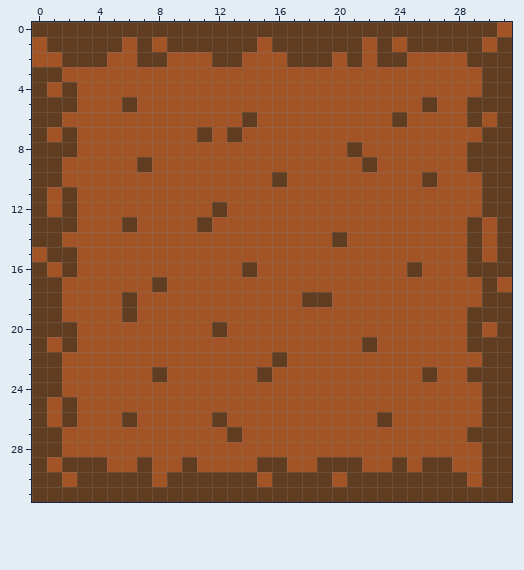
Pixel-art file: Project Mini Farm Simulator/Aseprite/UnPlanted_Tile.aseprite. The picture above was drawn from the file before the commit.
32x32 pixels, 1 frame.
Once edited:
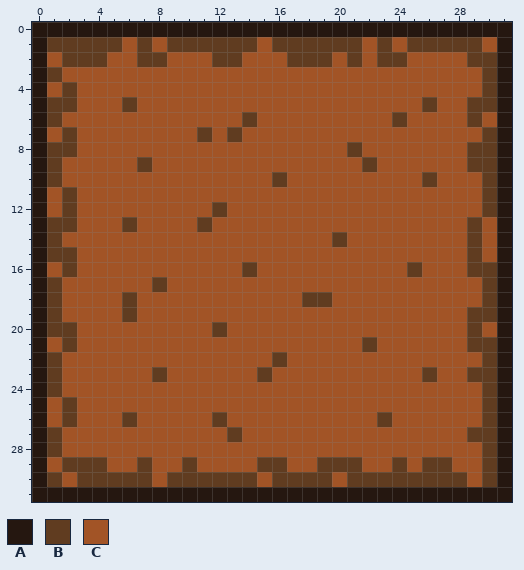
Palette (. is transparent): A #251710  B #603c20  C #a25426
Edits made:
@@ x 0..31 @@
- 0 BBBBBBBBBBBBBBBBBBBBBBBBBBBBBBBC
- 1 CBBBBBCBCBBBBBBCBBBBBBCBCBBBBBCB
- 2 CCBBBCCBBCCCBBCCCBBBCBCBBCCCCBBB
- 3 BBCCCCCCCCCCCCCCCCCCCCCCCCCCCCBB
- 4 BCBCCCCCCCCCCCCCCCCCCCCCCCCCCCBB
- 5 BBBCCCBCCCCCCCCCCCCCCCCCCCBCCBBB
- 6 BBCCCCCCCCCCCCBCCCCCCCCCBCCCCBCB
- 7 BCBCCCCCCCCBCBCCCCCCCCCCCCCCCCBB
- 8 BBBCCCCCCCCCCCCCCCCCCBCCCCCCCBBB
- 9 BBCCCCCBCCCCCCCCCCCCCCBCCCCCCBBB
-10 BBCCCCCCCCCCCCCCBCCCCCCCCCBCCCBB
-11 BCBCCCCCCCCCCCCCCCCCCCCCCCCCCCBB
-12 BCBCCCCCCCCCBCCCCCCCCCCCCCCCCCBB
-13 BBBCCCBCCCCBCCCCCCCCCCCCCCCCCBCB
-14 BBCCCCCCCCCCCCCCCCCCBCCCCCCCCBCB
-15 CBBCCCCCCCCCCCCCCCCCCCCCCCCCCBCB
-16 BCBCCCCCCCCCCCBCCCCCCCCCCBCCCBBB
-17 BBCCCCCCBCCCCCCCCCCCCCCCCCCCCCBC
-18 BBCCCCBCCCCCCCCCCCBBCCCCCCCCCCBB
-19 BBCCCCBCCCCCCCCCCCCCCCCCCCCCCBBB
-20 BBBCCCCCCCCCBCCCCCCCCCCCCCCCCBCB
-21 BCBCCCCCCCCCCCCCCCCCCCBCCCCCCBBB
-22 BBCCCCCCCCCCCCCCBCCCCCCCCCCCCCBB
-23 BBCCCCCCBCCCCCCBCCCCCCCCCCBCCBBB
-24 BBCCCCCCCCCCCCCCCCCCCCCCCCCCCCBB
-25 BCBCCCCCCCCCCCCCCCCCCCCCCCCCCCBB
-26 BCBCCCBCCCCCBCCCCCCCCCCBCCCCCCBB
-27 BBCCCCCCCCCCCBCCCCCCCCCCCCCCCBBB
-28 BBCCCCCCCCCCCCCCCCCCCCCCCCCCCCBB
-29 BCBBBCCBCCBCCCCBBCCBBBCCBCBBCCBB
-30 BBCBBBBBCBBBBBBCBBBBCBBBBBBBBCBB
-31 BBBBBBBBBBBBBBBBBBBBBBBBBBBBBBBB
+ 0 AAAAAAAAAAAAAAAAAAAAAAAAAAAAAAAA
+ 1 ABBBBBCBCBBBBBBCBBBBBBCBCBBBBBCA
+ 2 ACBBBCCBBCCCBBCCCBBBCBCBBCCCCBBA
+ 3 ABCCCCCCCCCCCCCCCCCCCCCCCCCCCCBA
+ 4 ACBCCCCCCCCCCCCCCCCCCCCCCCCCCCBA
+ 5 ABBCCCBCCCCCCCCCCCCCCCCCCCBCCBBA
+ 6 ABCCCCCCCCCCCCBCCCCCCCCCBCCCCBCA
+ 7 ACBCCCCCCCCBCBCCCCCCCCCCCCCCCCBA
+ 8 ABBCCCCCCCCCCCCCCCCCCBCCCCCCCBBA
+ 9 ABCCCCCBCCCCCCCCCCCCCCBCCCCCCBBA
+10 ABCCCCCCCCCCCCCCBCCCCCCCCCBCCCBA
+11 ACBCCCCCCCCCCCCCCCCCCCCCCCCCCCBA
+12 ACBCCCCCCCCCBCCCCCCCCCCCCCCCCCBA
+13 ABBCCCBCCCCBCCCCCCCCCCCCCCCCCBCA
+14 ABCCCCCCCCCCCCCCCCCCBCCCCCCCCBCA
+15 ABBCCCCCCCCCCCCCCCCCCCCCCCCCCBCA
+16 ACBCCCCCCCCCCCBCCCCCCCCCCBCCCBBA
+17 ABCCCCCCBCCCCCCCCCCCCCCCCCCCCCBA
+18 ABCCCCBCCCCCCCCCCCBBCCCCCCCCCCBA
+19 ABCCCCBCCCCCCCCCCCCCCCCCCCCCCBBA
+20 ABBCCCCCCCCCBCCCCCCCCCCCCCCCCBCA
+21 ACBCCCCCCCCCCCCCCCCCCCBCCCCCCBBA
+22 ABCCCCCCCCCCCCCCBCCCCCCCCCCCCCBA
+23 ABCCCCCCBCCCCCCBCCCCCCCCCCBCCBBA
+24 ABCCCCCCCCCCCCCCCCCCCCCCCCCCCCBA
+25 ACBCCCCCCCCCCCCCCCCCCCCCCCCCCCBA
+26 ACBCCCBCCCCCBCCCCCCCCCCBCCCCCCBA
+27 ABCCCCCCCCCCCBCCCCCCCCCCCCCCCBBA
+28 ABCCCCCCCCCCCCCCCCCCCCCCCCCCCCBA
+29 ACBBBCCBCCBCCCCBBCCBBBCCBCBBCCBA
+30 ABCBBBBBCBBBBBBCBBBBCBBBBBBBBCBA
+31 AAAAAAAAAAAAAAAAAAAAAAAAAAAAAAAA
Where, in picture pixels (left, top, right, bottom), the same in both pictures:
changed: (32, 22, 512, 502)
